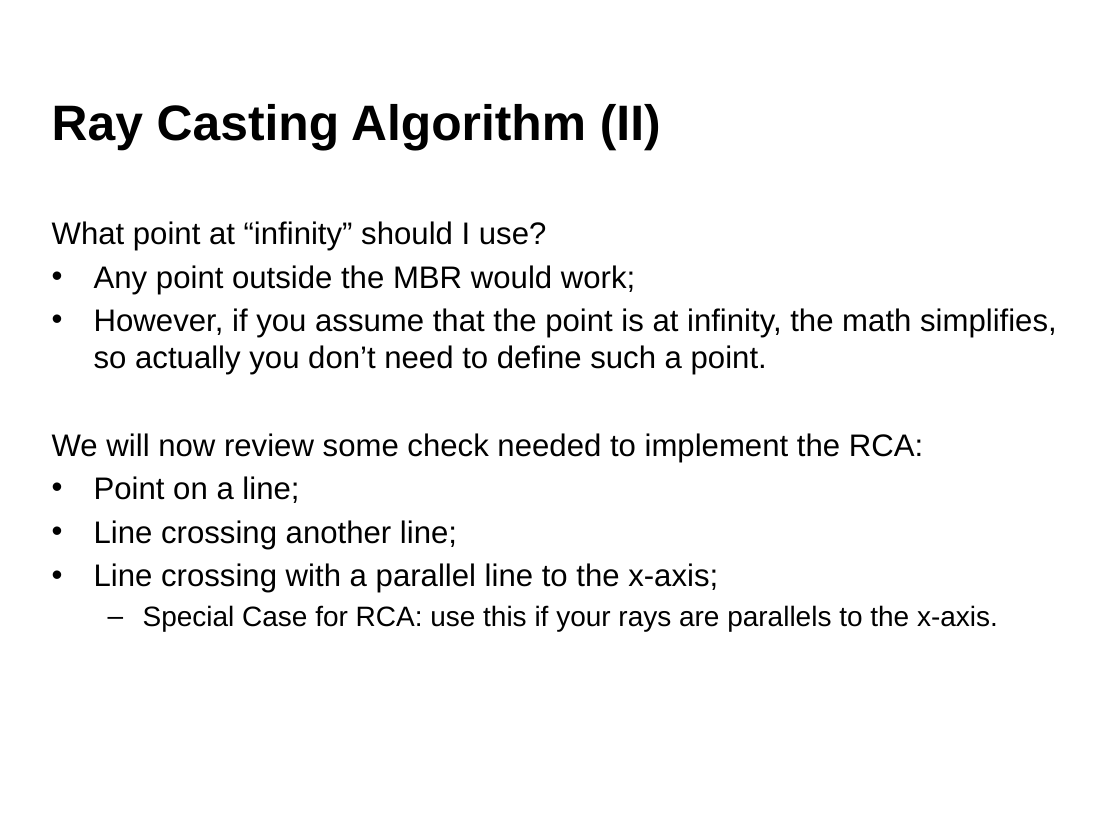
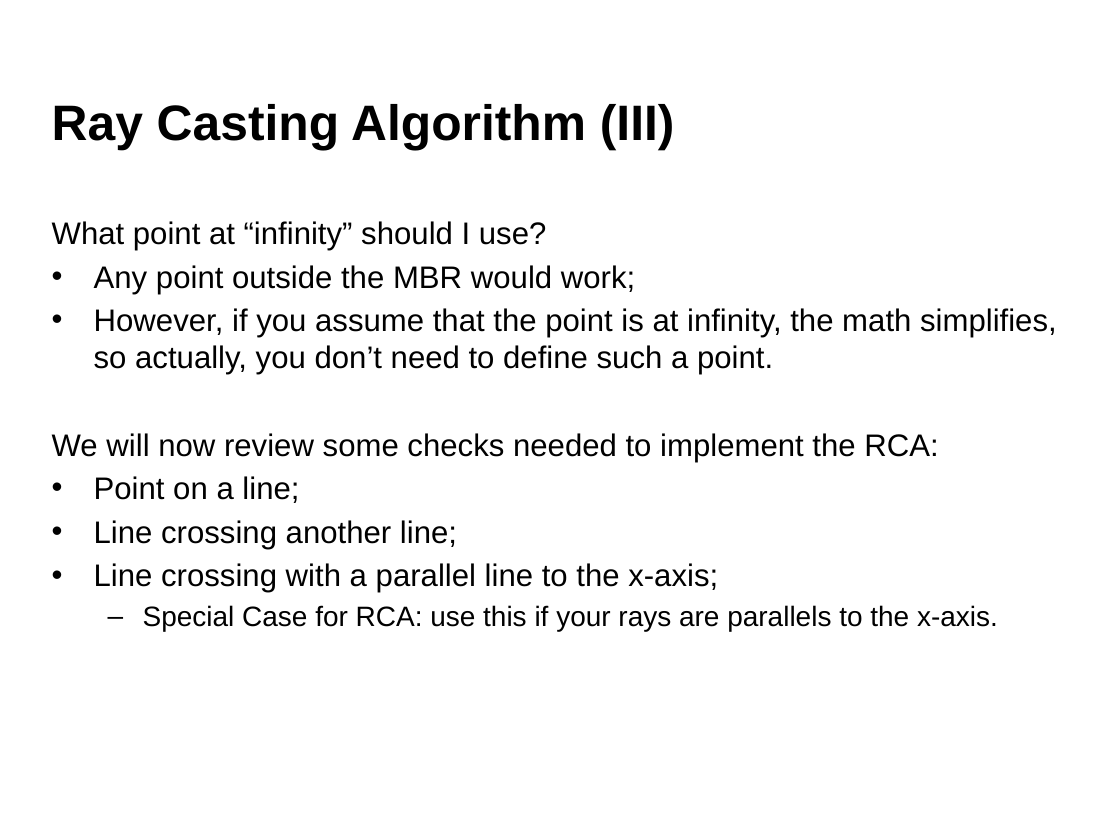
Before and after one commit to aldolipani/CEGE0096, a slide deck: slide 37 of 05 - Week/5 - Geometry with Python.pptx. Drawn at 1120x840 pixels with LibreOffice and Linux fonts; fonts in the diff are those of the drawing; background and template pictures are left out. Boxes give left, top, right and bottom in pixels: in the first picture for what was removed or moved away, otherwise in the second. Text is boxed around its words. In the diff, an @@ line names an element or a change of style, - is before the commit and + after.

```diff
--- a/05 - Week/5 - Geometry with Python.pptx
+++ b/05 - Week/5 - Geometry with Python.pptx
@@ title at (52, 104, 675, 150): text changed @@
-Ray Casting Algorithm (II)
+Ray Casting Algorithm (III)
@@ text at (52, 308, 1057, 462): text changed @@
-• However, if you assume that the point is at infinity, the math simplifies, so actually you don’t need to define such a point.
-We will now review some check needed to implement the RCA:
+• However, if you assume that the point is at infinity, the math simplifies, so actually, you don’t need to define such a point.
+We will now review some checks needed to implement the RCA:
```
Also in this commit, not shown: 13 other slides changed, 6 slides added.
